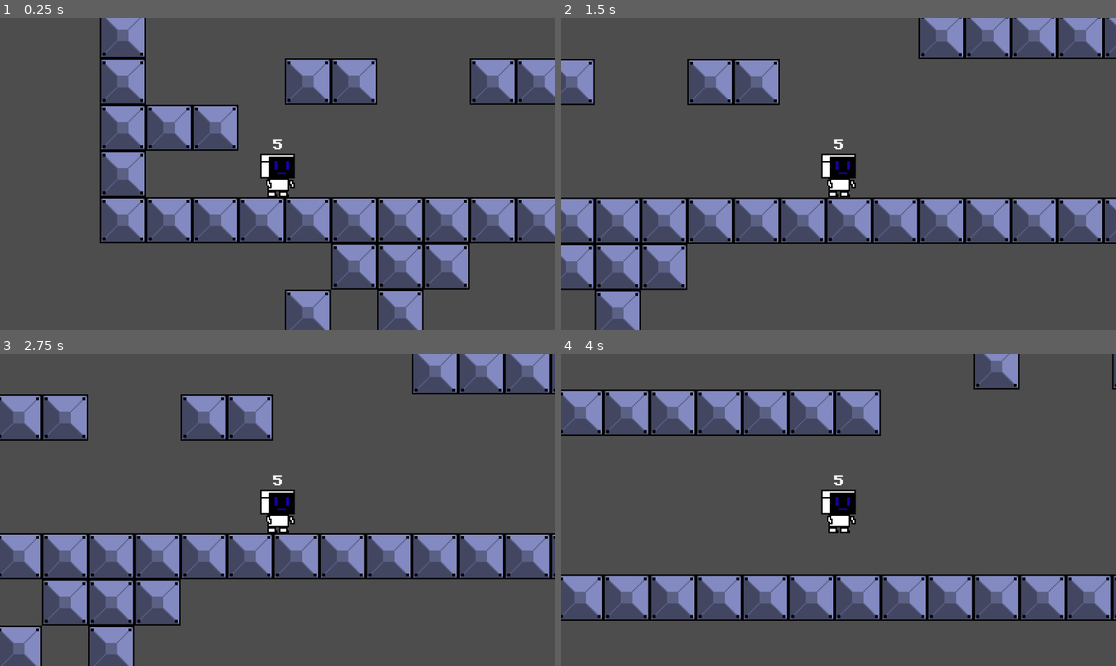
Above: before the commit, frames 1-4 (two rows, left to right).
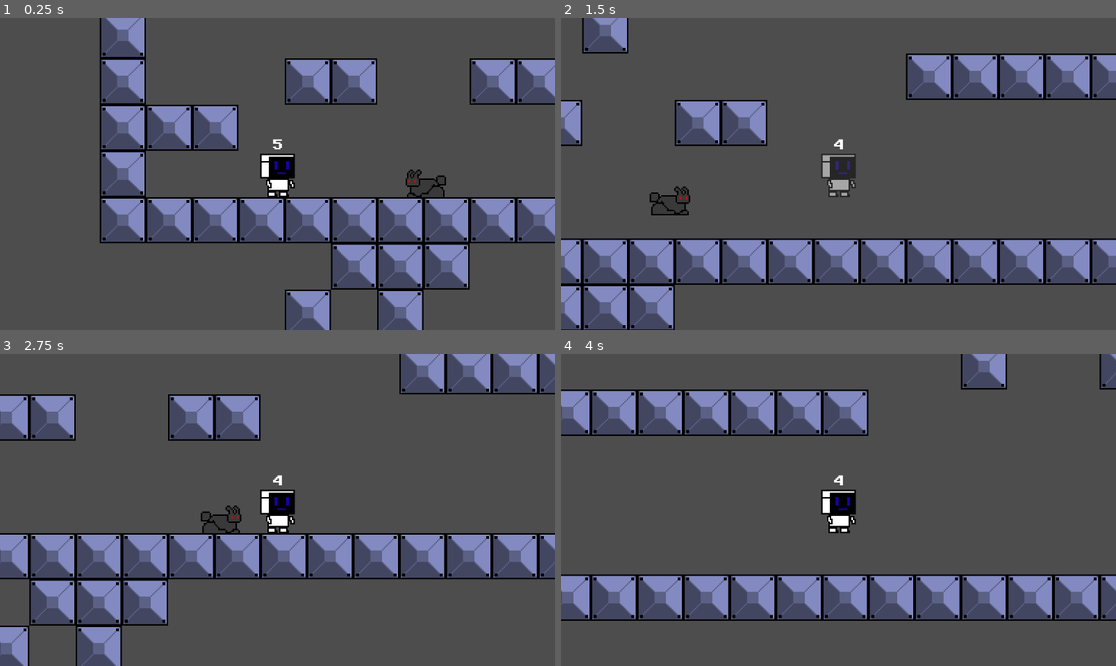
Above: after the commit, the same moments.

Repository: DanielKuhnDeAraujo/Robozin
Game: Godot game, scene res://scenes/jogo.tscn
Same seed, same stepped clock (60 frames per second), same inputs: the game is played once before the commit and once after it.
Inputs:
- Up to frame 1 (0.25 s): no input
- Up to frame 2 (1.5 s): tap Enter at 0.5 s; hold D (andar_direita) from 0.53 s (still down); tap Space (pulo) at 0.6, 0.77, 1.07, 1.35 s
- Up to frame 3 (2.75 s): tap Space (pulo) at 1.52, 1.82, 2.1 s; release D (andar_direita) at 2.03 s; hold Left (andar_esquerda) from 2.03 s (still down)
- Up to frame 4 (4 s): release Left (andar_esquerda) at 2.78 s; hold D (andar_direita) from 2.78 s (still down); tap Space (pulo) at 2.85, 3.02, 3.32, 3.6, 3.77 s

The runs differ from the first frame. In frame 1, 0.2% of the frame differs, in the area x 73-81%, y 48-58%; in frame 2, 31%, in the area x 0-100%, y 0-100%; in frame 3, 17%; in frame 4, 14%.

Commit message:
coelho pronto

Diff:
--- a/scenes/cueio.tscn
+++ b/scenes/cueio.tscn
@@ -1,6 +1,7 @@
-[gd_scene load_steps=6 format=3 uid="uid://blh18oii8husf"]
+[gd_scene load_steps=8 format=3 uid="uid://blh18oii8husf"]
 
 [ext_resource type="Texture2D" uid="uid://5tvaej4dp8ty" path="res://assets/cueio.png" id="1_cwvvp"]
+[ext_resource type="Script" uid="uid://dkc4lj7jldu5r" path="res://scripts/cueio.gd" id="1_j0o8x"]
 [ext_resource type="PackedScene" uid="uid://c0ercwv2o6t8e" path="res://scenes/kill.tscn" id="2_3cpjk"]
 
 [sub_resource type="AtlasTexture" id="AtlasTexture_3cpjk"]
@@ -22,7 +23,17 @@
 radius = 5.0
 height = 20.0
 
+[sub_resource type="RectangleShape2D" id="RectangleShape2D_j0o8x"]
+size = Vector2(25, 12)
+
 [node name="Cueio" type="CharacterBody2D"]
+collision_layer = 2147483648
+script = ExtResource("1_j0o8x")
+
+[node name="raycast" type="RayCast2D" parent="."]
+position = Vector2(0, -7)
+target_position = Vector2(-70, 0)
+collision_mask = 2
 
 [node name="AnimatedSprite2D" type="AnimatedSprite2D" parent="."]
 position = Vector2(0, -16)
@@ -36,3 +47,13 @@
 rotation = 1.5707964
 shape = SubResource("CapsuleShape2D_j0o8x")
 debug_color = Color(0.92302436, 0, 0.1419878, 0.41960785)
+
+[node name="CollisionShape2D" type="CollisionShape2D" parent="."]
+position = Vector2(-0.5, -7)
+shape = SubResource("RectangleShape2D_j0o8x")
+debug_color = Color(0, 0.5132932, 0.33815837, 0.41960785)
+
+[node name="pulo" type="Timer" parent="."]
+autostart = true
+
+[connection signal="timeout" from="pulo" to="." method="_on_pulo_timeout"]
--- a/scenes/jogo.tscn
+++ b/scenes/jogo.tscn
@@ -1,8 +1,9 @@
-[gd_scene load_steps=6 format=4 uid="uid://6ab4csixupru"]
+[gd_scene load_steps=7 format=4 uid="uid://6ab4csixupru"]
 
 [ext_resource type="Texture2D" uid="uid://cru8p50xi80xq" path="res://assets/New Piskel (1).png" id="1_sq8yp"]
 [ext_resource type="PackedScene" uid="uid://cfocn7rvh5kjq" path="res://scenes/player.tscn" id="2_1b3iq"]
 [ext_resource type="PackedScene" uid="uid://b4omf38i3lm37" path="res://scenes/mosca.tscn" id="3_1b3iq"]
+[ext_resource type="PackedScene" uid="uid://blh18oii8husf" path="res://scenes/cueio.tscn" id="4_k05ng"]
 
 [sub_resource type="TileSetAtlasSource" id="TileSetAtlasSource_sq8yp"]
 texture = ExtResource("1_sq8yp")
@@ -32,3 +33,6 @@
 
 [node name="mosca2" parent="." instance=ExtResource("3_1b3iq")]
 position = Vector2(857, 15)
+
+[node name="Cueio" parent="." instance=ExtResource("4_k05ng")]
+position = Vector2(134, 32)
--- /dev/null
+++ b/scripts/cueio.gd
@@ -0,0 +1,44 @@
+extends CharacterBody2D
+@onready var sprite: AnimatedSprite2D = $AnimatedSprite2D
+@onready var raycast: RayCast2D = $raycast
+var seguindo  = "f"
+var dano = 1
+var gravidade =480
+var contador =0
+func _ready() -> void:
+	velocity.x -=50
+func _physics_process(delta: float) -> void:
+	if contador >0 :
+		contador-=delta
+	else:
+		seguindo= "f"
+	if !is_on_floor():
+		velocity.y+= gravidade*delta
+	if is_on_floor() :
+		if velocity. y > 1:
+			velocity.y=0
+	if velocity.y==0 :
+		velocity.x=0
+	if raycast.is_colliding() :
+		contador=3
+		if raycast.target_position ==  Vector2(70,0) :
+			seguindo="direita"
+		else :
+			seguindo = "esquerda"
+	move_and_slide()
+
+
+func _on_pulo_timeout() -> void:
+		velocity.y-=150
+		if  seguindo == 'f':
+			velocity.x=50 *(randi() % 3 -1)
+		if seguindo == "direita" :
+			velocity.x = 50
+		if seguindo == "esquerda" :
+			velocity.x = -50
+		if velocity.x >0 :
+			sprite.flip_h= true
+			raycast.target_position=Vector2(70,0)
+		if velocity.x<0 :
+			sprite.flip_h= false
+			raycast.target_position=Vector2(-70,0)
Not shown, added: scripts/cueio.gd.uid
